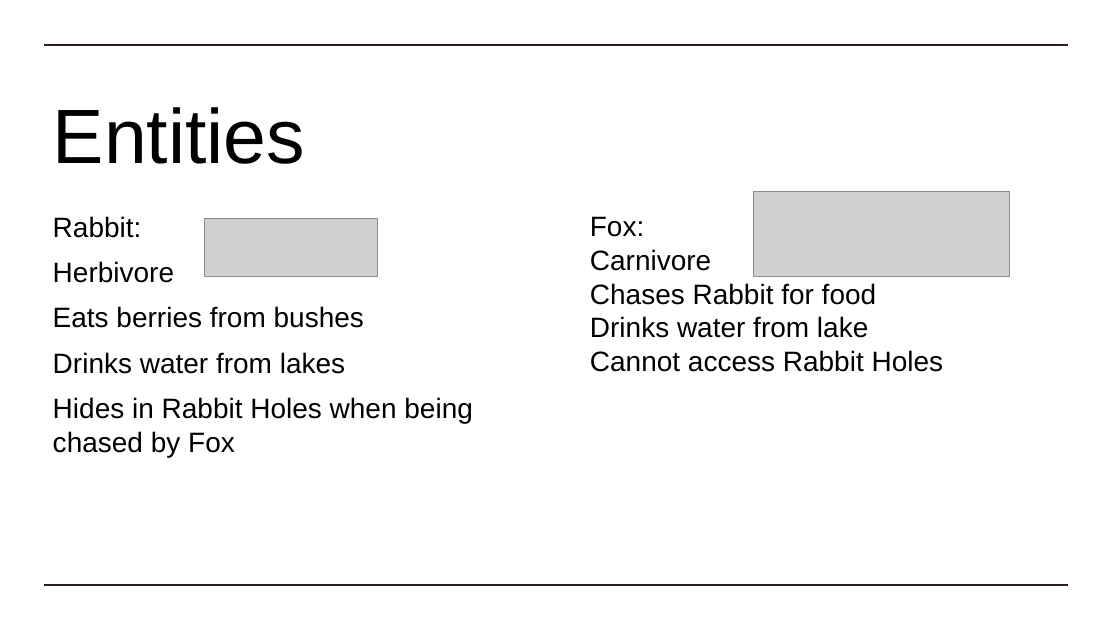
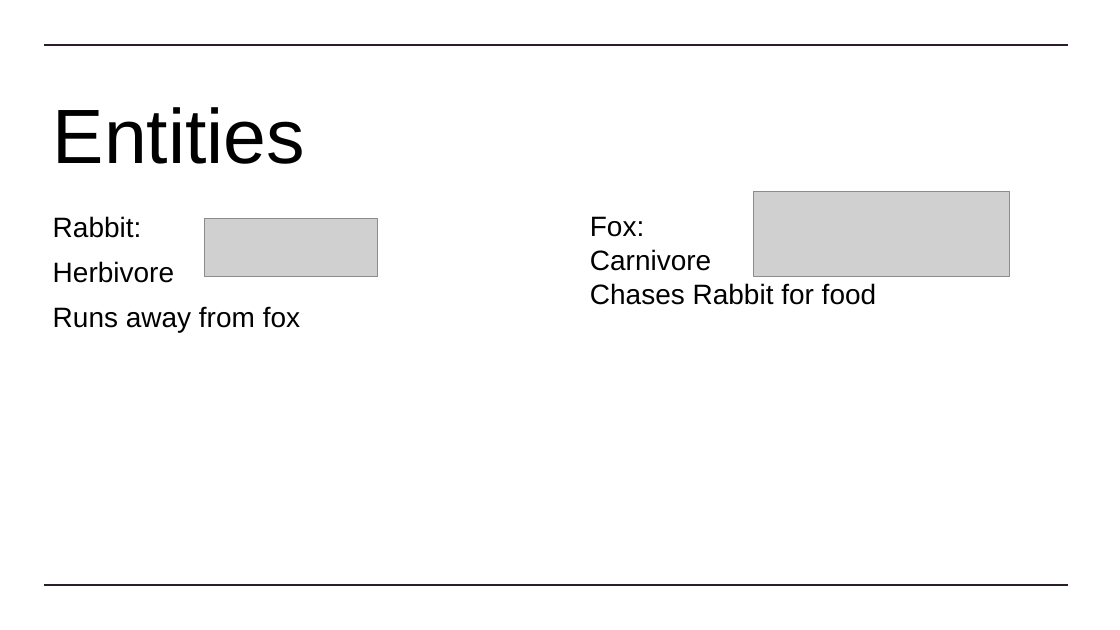
Before and after one commit to Dinoboy173/GameAI, a slide deck: slide 3 of Assessment/SofiWesson TDD.pptx. Drawn at 1120x630 pixels with LibreOffice and Linux fonts; fonts in the diff are those of the drawing; grey boxes stand for pictures. Boxes give left, top, right and bottom in pixels: in the first picture for what was removed or moved away, otherwise in the second. Text is boxed around its words. In the diff, an @@ line names an element or a change of style, - is before the commit and + after.

Commit message:
fox wanders after eat rabbit

```diff
--- a/Assessment/SofiWesson TDD.pptx
+++ b/Assessment/SofiWesson TDD.pptx
@@ subtitle at <box>53,306,300,333</box>: text changed @@
-Eats berries from bushes
-Drinks water from lakes
-Hides in Rabbit Holes when being chased by Fox
+Runs away from fox
@@ text at <box>590,316,944,372</box>: paragraphs removed @@
-Drinks water from lake
-Cannot access Rabbit Holes
```
Also in this commit, not shown: 7 other slides changed, 3 slides added, 6 slides removed, 7 other files.
